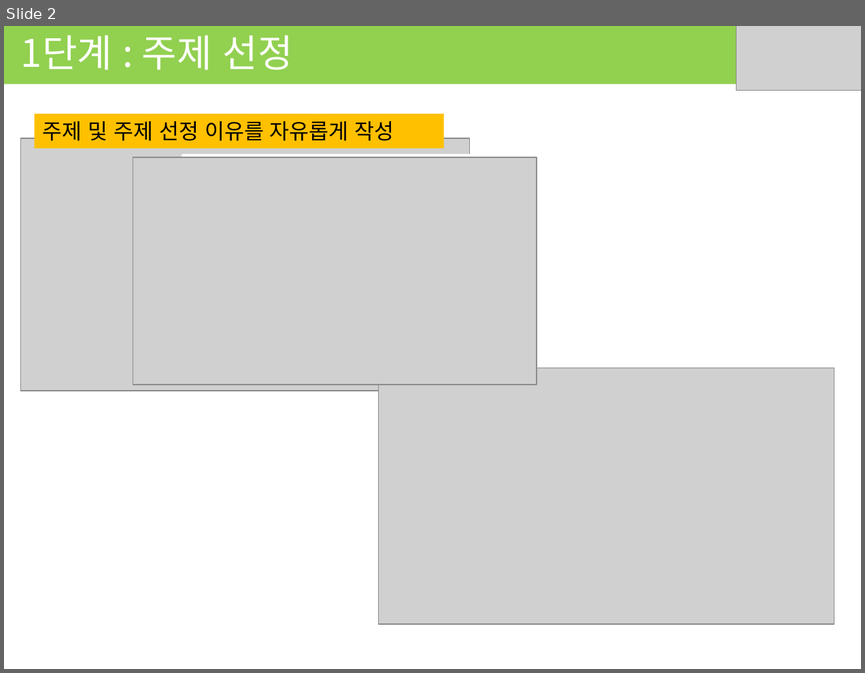
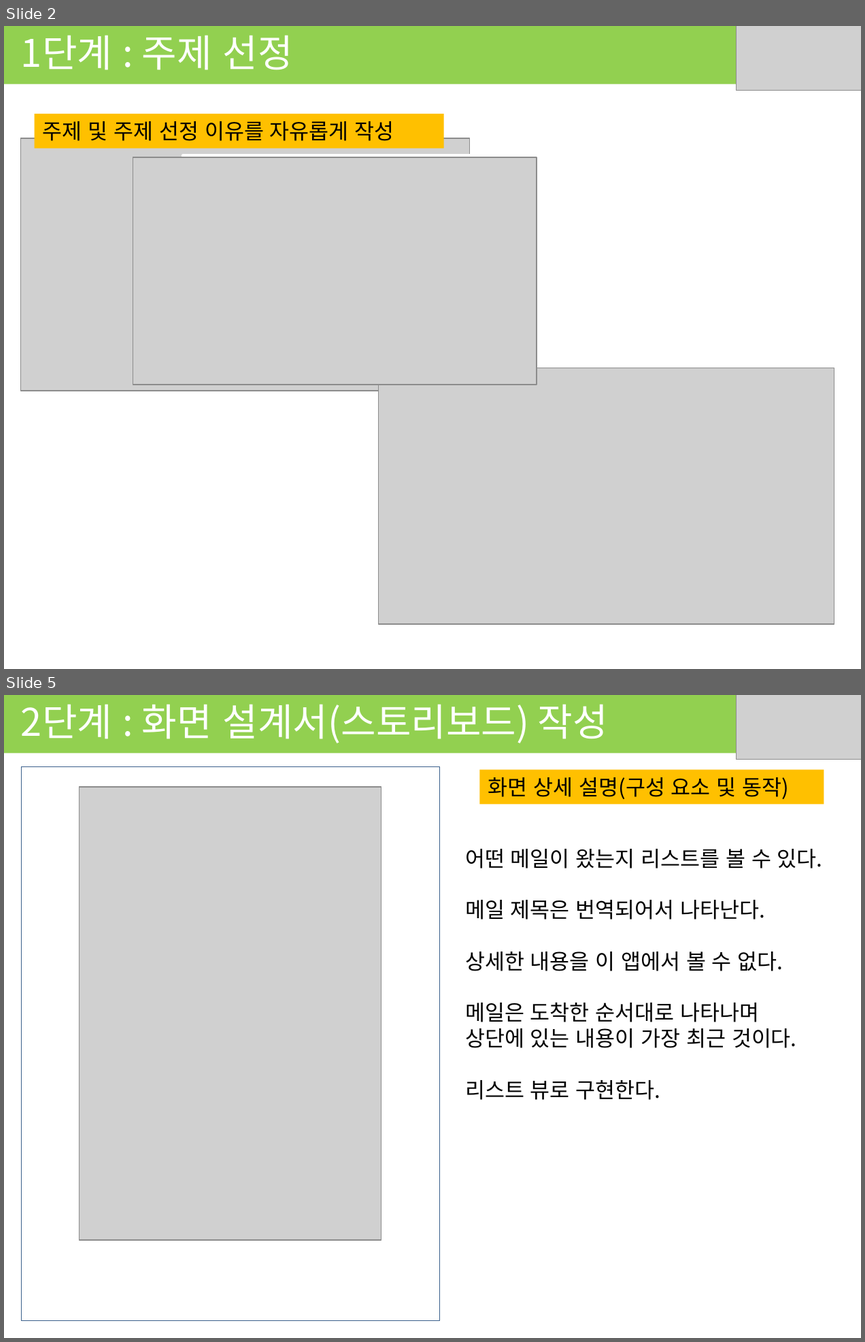
Before and after one commit to Las-Wonho/APP_2018_1, a slide deck: 기획 발표.pptx. Shown one above the other, each under a label of ours: slide 2 before the commit, slides 2 and 5 after it; the slides between them are not shown. The pictures are 865x673 and 865x1342 pixels, drawn with LibreOffice and Linux fonts; fonts in the diff are those of the drawing; grey boxes stand for pictures. Boxes give left, top, right and bottom in pixels: in the first picture for what was removed or moved away, otherwise in the second. Text is boxed around its words. In the diff, an @@ line names an element or a change of style, - is before the commit and + after.

```diff
--- a/기획 발표.pptx
+++ b/기획 발표.pptx
@@ slide 5 added at <box>4,695,861,1338</box>, background #FFFFFF @@
@@ rectangle added at <box>4,695,861,753</box>, fill #92D050, 32 pt, text #FFFFFF @@
+2단계 : 화면 설계서(스토리보드) 작성
@@ picture added at <box>736,695,861,760</box> @@
@@ rectangle added at <box>21,767,439,1321</box>, fill #FFFFFF, outline #3A5F8C 0.25 pt @@
@@ rectangle added at <box>479,770,824,804</box>, fill #FFC000, 18 pt, text #000000 @@
+화면 상세 설명(구성 요소 및 동작)
@@ picture added at <box>79,787,381,1240</box> @@
@@ text added at <box>465,849,823,1100</box>, 18 pt, text #000000 @@
+어떤 메일이 왔는지 리스트를 볼 수 있다.
+메일 제목은 번역되어서 나타난다.
+상세한 내용을 이 앱에서 볼 수 없다.
+메일은 도착한 순서대로 나타나며
+상단에 있는 내용이 가장 최근 것이다.
+리스트 뷰로 구현한다.
```
Also in this commit, not shown: 1 slide changed, 1 other slide added, 6 other files.
